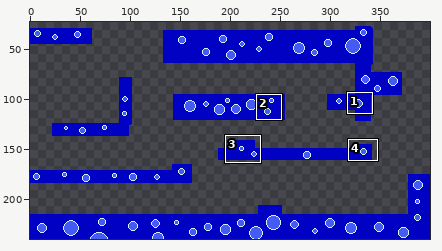
Pixel-art file, stored at asprite/bubbleland.aseprite. The picture above shows the old version from afar; the outline marks the close-up.
Close-up. Before:
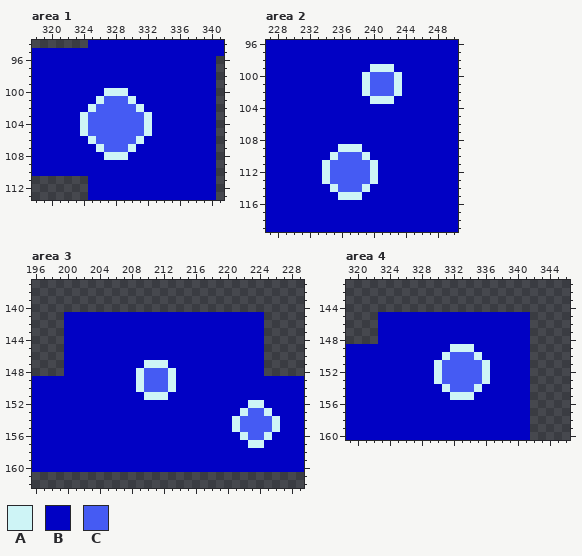
400x240 pixels, 1 frame. Shown: area 1: x 318..341, y 94..113; area 2: x 227..250, y 96..119; area 3: x 196..229, y 137..162; area 4: x 319..346, y 141..160. The wide view leaves out empty margins. The commit also changed other parts of the picture, which this record leaves out.
Palette (. is transparent): A #cef4f6  B #0101c4  C #455bf3
New version:
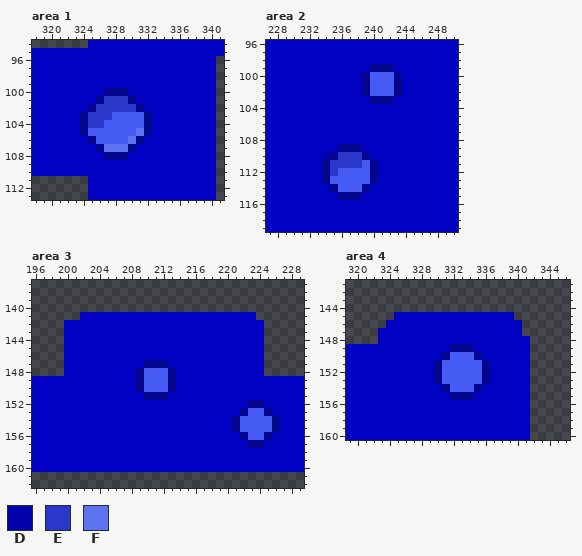
Colours new in this view: D #0303ad  E #2a37c9  F #5f74f3
Changes in this commit:
layer "Layer 2" opacity 42% added
@@ palette @@
-A #cef4f6
+A #05068e
--- area 1, layer "Layer 2"
@@ x 323..333 @@
 100 BBBBAAABBBB
-101 BBBACCCABBB
-102 BBACCCCCABB
-103 BACCCCCCCAB
-104 BACCCCCCCAB
-105 BACCCCCCCAB
-106 BBACCCCCABB
-107 BBBACCCABBB
+101 BBBAEEEABBB
+102 BBAEEEEEABB
+103 BAEEECCCCAB
+104 BAEECCCCCAB
+105 BACCCCCCFAB
+106 BBACCCCFABB
+107 BBBAFFFABBB
 108 BBBBAAABBBB
--- area 2, layer "Layer 2"
@@ x 232..240 @@
 109 BBBBAAABB
-110 BBBACCCAB
-111 BBACCCCCA
-112 BBACCCCCA
+110 BBDAEEEAB
+111 BBAEEEECA
+112 BBAECCCCA
 113 BBACCCCCA
--- area 3, layer "Layer 1"
@@ x 196..229 @@
 140 ..................................
-141 ....BBBBBBBBBBBBBBBBBBBBBBBBB.....
+141 ......BBBBBBBBBBBBBBBBBBBBBB......
 142 ....BBBBBBBBBBBBBBBBBBBBBBBBB.....
--- area 4, layer "Layer 1"
@@ x 319..346 @@
 144 ............................
-145 ....BBBBBBBBBBBBBBBBBBB.....
-146 ....BBBBBBBBBBBBBBBBBBB.....
-147 ....BBBBBBBBBBBBBBBBBBB.....
+145 ......BBBBBBBBBBBBBBB.......
+146 .....BBBBBBBBBBBBBBBBB......
+147 ....BBBBBBBBBBBBBBBBBB......
 148 ....BBBBBBBBBBBBBBBBBBB.....
